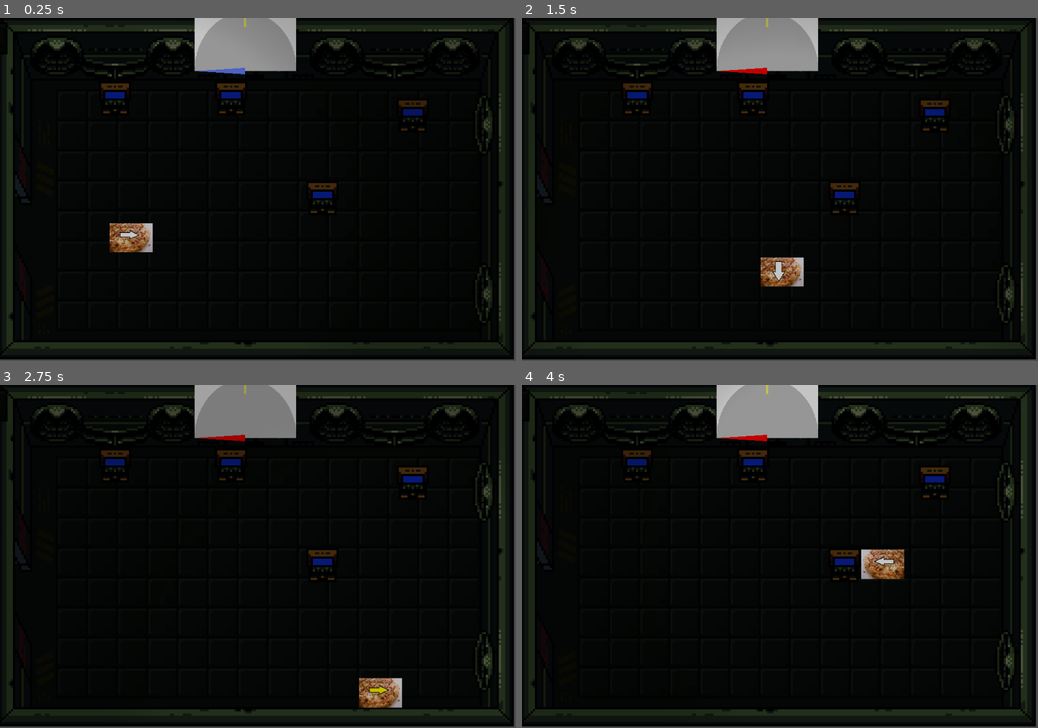
Above: before the commit, frames 1-4 (two rows, left to right).
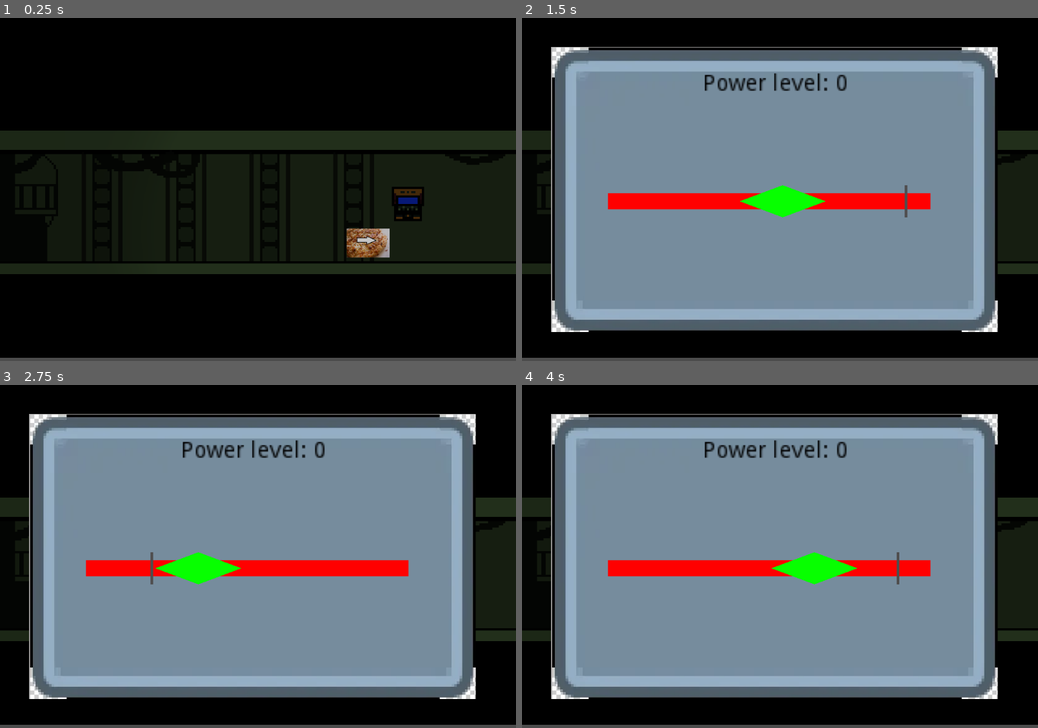
Above: after the commit, the same moments.

Repository: feyrkh/game-jam
Game: Godot game, scene res://levels/demo/MachineInteractionDemo.tscn
Same seed, same stepped clock (60 frames per second), same inputs: the game is played once before the commit and once after it. This scene is started directly instead of the project's main scene.
Inputs:
- Up to frame 1 (0.25 s): no input
- Up to frame 2 (1.5 s): tap Enter (ui_accept) at 0.5, 0.77 s; hold Right (ui_right) 0.53-1.28 s; hold Down (ui_down) from 1.28 s (still down)
- Up to frame 3 (2.75 s): tap Enter (ui_accept) at 1.52 s; release Down (ui_down) at 2.03 s; hold Right (ui_right) from 2.03 s (still down)
- Up to frame 4 (4 s): release Right (ui_right) at 2.78 s; hold Up (ui_up) 2.78-3.53 s; tap Enter (ui_accept) at 3.02, 3.77 s; hold Left (ui_left) from 3.53 s (still down)

The runs differ from the first frame. In frame 1, 25% of the frame differs, in the area x 0-100%, y 0-100%; in frame 2, 81%; in frame 3, 80%; in frame 4, 80%.

Commit message:
Tweaks to power meter

Diff:
--- a/01_space_horror/levels/demo/MachineInteractionDemo.tscn
+++ b/01_space_horror/levels/demo/MachineInteractionDemo.tscn
@@ -4,7 +4,7 @@
 [ext_resource path="res://player/Player.tscn" type="PackedScene" id=2]
 [ext_resource path="res://props/powerStation/PowerStation.tscn" type="PackedScene" id=3]
 [ext_resource path="res://camera/MixedModeCamera.tscn" type="PackedScene" id=4]
-[ext_resource path="res://camera/FixedCameraArea.tscn" type="PackedScene" id=5]
+[ext_resource path="res://levels/main/hall_1.tscn" type="PackedScene" id=5]
 [ext_resource path="res://levels/main/left_exit_room.tscn" type="PackedScene" id=6]
 [ext_resource path="res://props/powerMeter/PowerMeter.tscn" type="PackedScene" id=7]
 [ext_resource path="res://props/teleporter/Teleporter.tscn" type="PackedScene" id=8]
@@ -29,6 +29,9 @@
 
 [node name="Rooms" type="Node" parent="."]
 
+[node name="hallway" parent="Rooms" instance=ExtResource( 5 )]
+position = Vector2( 259.922, 82.782 )
+
 [node name="Room1" parent="Rooms" instance=ExtResource( 6 )]
 position = Vector2( 500.567, 77.2438 )
 z_index = -11
@@ -37,22 +40,16 @@
 position = Vector2( -4.90411, -68.1718 )
 acceptablePowerPercent = 85
 
-[node name="Hall1L" parent="Rooms" instance=ExtResource( 5 )]
-position = Vector2( 311.304, 81 )
-scale = Vector2( 0.5, 0.5 )
-cameraFocus = 2
-
 [node name="TileMap" type="TileMap" parent="."]
 position = Vector2( 370.205, 0 )
 tile_set = ExtResource( 1 )
 cell_size = Vector2( 13, 13 )
 format = 1
-tile_data = PoolIntArray( 65518, 5, 0, 0, 4, 0 )
 
 [node name="YSort" type="YSort" parent="TileMap"]
 
 [node name="Player" parent="TileMap/YSort" instance=ExtResource( 2 )]
-position = Vector2( 72.2844, 100.614 )
+position = Vector2( -58.901, 109.339 )
 speed = 80
 
 [node name="PowerStation2" parent="TileMap/YSort" instance=ExtResource( 3 )]
@@ -85,7 +82,7 @@
 position = Vector2( 367.1, 97.0206 )
 
 [node name="Position2D" type="Position2D" parent="Teleporters/Teleporter2"]
-position = Vector2( 44.1778, 4.19608 )
+position = Vector2( 59.3894, 3.5934 )
 
 [node name="CanvasLayer" type="CanvasLayer" parent="." groups=[
 "ui_layer",
--- a/01_space_horror/levels/main/hall_1.tscn
+++ b/01_space_horror/levels/main/hall_1.tscn
@@ -4,6 +4,7 @@
 [ext_resource path="res://camera/FixedCameraArea.tscn" type="PackedScene" id=2]
 
 [node name="hallway" type="Sprite"]
+z_index = -11
 texture = ExtResource( 1 )
 
 [node name="FixedCameraArea" parent="." instance=ExtResource( 2 )]
--- a/01_space_horror/props/powerMeter/PowerMeter.gd
+++ b/01_space_horror/props/powerMeter/PowerMeter.gd
@@ -6,6 +6,7 @@
 # Called when the node enters the scene tree for the first time.
 func _ready():
 	var acceptableLineRotation = max(0, min(180, 180 * acceptablePowerPercent/100.0))
+	$AcceptableLine.rotation_degrees = acceptableLineRotation
 	calculatePowerLevel()
 
 func calculatePowerLevel():
--- a/01_space_horror/props/powerMeter/PowerMeter.tscn
+++ b/01_space_horror/props/powerMeter/PowerMeter.tscn
@@ -22,7 +22,8 @@
 
 [node name="AcceptableLine" type="Line2D" parent="."]
 position = Vector2( 0, 13.611 )
-points = PoolVector2Array( -0.0558243, -20.5053, -0.0558243, -26.5626 )
+rotation = 3.14159
+points = PoolVector2Array( -20, 0, -24, 0 )
 width = 1.0
 default_color = Color( 1, 0.976471, 0.4, 1 )
 
--- a/01_space_horror/props/powerStation/PowerStation.tscn
+++ b/01_space_horror/props/powerStation/PowerStation.tscn
@@ -7,25 +7,25 @@
 
 [sub_resource type="SpriteFrames" id=1]
 animations = [ {
+"frames": [ ExtResource( 3 ), ExtResource( 4 ), ExtResource( 4 ) ],
+"loop": true,
+"name": "lowPower",
+"speed": 1.0
+}, {
 "frames": [ ExtResource( 4 ) ],
 "loop": true,
 "name": "noPower",
 "speed": 5.0
 }, {
-"frames": [ ExtResource( 3 ), ExtResource( 4 ), ExtResource( 4 ), ExtResource( 4 ), ExtResource( 4 ) ],
+"frames": [ ExtResource( 4 ), ExtResource( 3 ), ExtResource( 3 ) ],
 "loop": true,
-"name": "lowPower",
+"name": "medPower",
 "speed": 1.0
 }, {
 "frames": [ ExtResource( 3 ) ],
 "loop": true,
 "name": "hiPower",
 "speed": 5.0
-}, {
-"frames": [ ExtResource( 4 ), ExtResource( 3 ), ExtResource( 4 ), ExtResource( 4 ), ExtResource( 4 ), ExtResource( 3 ), ExtResource( 3 ), ExtResource( 3 ) ],
-"loop": true,
-"name": "medPower",
-"speed": 1.0
 } ]
 
 [sub_resource type="RectangleShape2D" id=2]
--- a/01_space_horror/props/teleporter/Teleporter.gd
+++ b/01_space_horror/props/teleporter/Teleporter.gd
@@ -9,6 +9,7 @@
 
 func _on_Teleporter_body_entered(body:KinematicBody2D):
 	# find teleportable body in scene tree if possible
+	print_debug("Teleporting...")
 	var curNode = body
 	while curNode != null and curNode.get_groups().find("teleportable") == -1:
 		curNode = curNode.get_parent()
